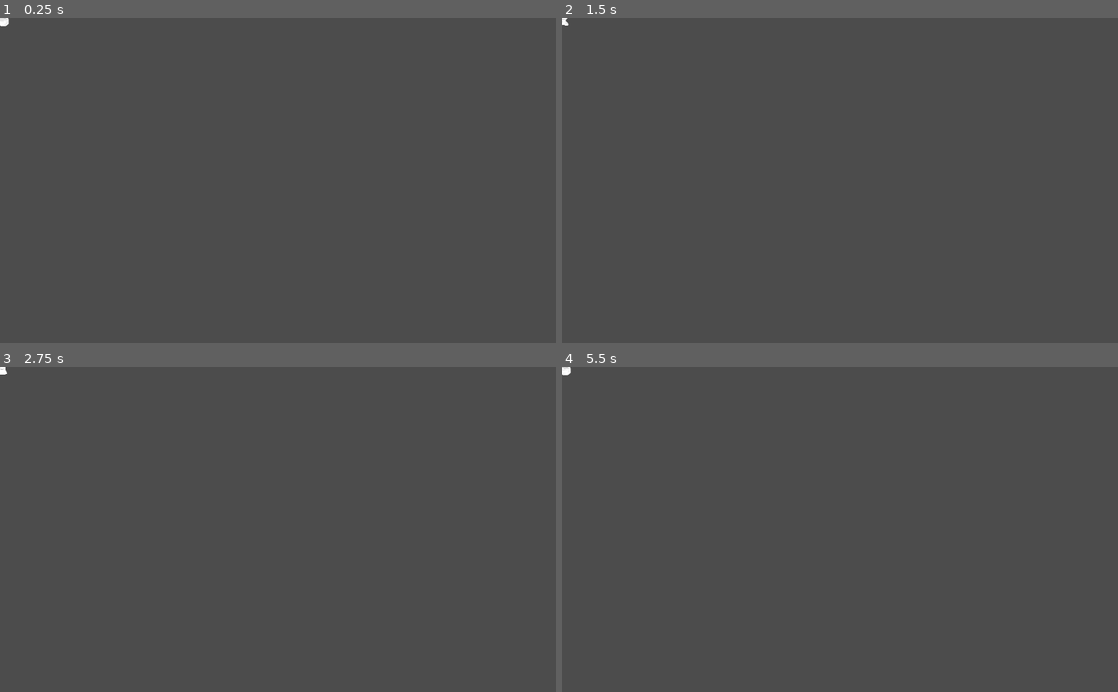
Above: before the commit, frames 1-4 (two rows, left to right).
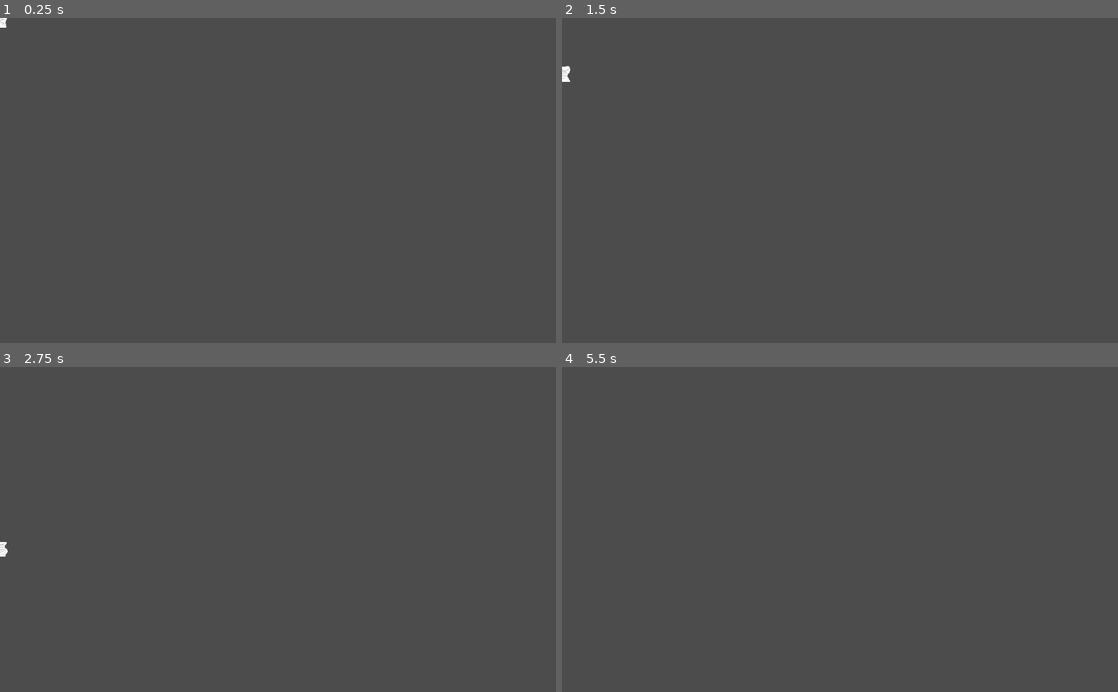
Above: after the commit, the same moments.

Repository: UVCity/game
Game: Godot game, scene res://Paper/Paper.tscn
The game is run twice, just before and just after one commit, with the same random seed, the same clock (stepped at 60 frames per second) and the same inputs. The project has no main scene, so this scene is started directly.
Inputs:
- Up to frame 1 (0.25 s): no input
- Up to frame 2 (1.5 s): no input
- Up to frame 3 (2.75 s): no input
- Up to frame 4 (5.5 s): no input

The runs differ from the first frame. In frame 1, less than 0.1% of the frame differs, in the area x 0-2%, y 0-3%; in frame 2, less than 0.1%, in the area x 0-2%, y 0-20%; in frame 3, less than 0.1%; in frame 4, less than 0.1%.

Commit message:
Edit Paper.tscn Edit Rock.tscn Edit Scissors.tscn Add Paper.gd Add Rock.gd Add Scissors.gd

Diff:
--- /dev/null
+++ b/Project/Paper/Paper.gd
@@ -0,0 +1,15 @@
+extends RigidBody2D
+#Paper
+
+onready var get_Object : Object = null
+
+func _End_Paper():
+	queue_free()
+
+func Paper_vs_(object):
+	if object.is_in_group("Scissors"):
+		_End_Paper()
+
+func _on_Paper_body_entered(body)->void:
+	if body != get_Object:
+		Paper_vs_(body)
--- a/Project/Paper/Paper.tscn
+++ b/Project/Paper/Paper.tscn
@@ -13,6 +13,7 @@
 [ext_resource path="res://Paper/paper_07.png" type="Texture" id=11]
 [ext_resource path="res://Paper/paper_00.png" type="Texture" id=12]
 [ext_resource path="res://Paper/paper_12.png" type="Texture" id=13]
+[ext_resource path="res://Paper/Paper.gd" type="Script" id=14]
 
 [sub_resource type="RectangleShape2D" id=3]
 extents = Vector2( 12.25, 13.75 )
@@ -25,8 +26,12 @@
 "speed": 12.0
 } ]
 
-[node name="Paper" type="StaticBody2D" groups=["Paper"]]
-collision_mask = 0
+[node name="Paper" type="RigidBody2D" groups=["Paper"]]
+collision_layer = 15
+collision_mask = 15
+contacts_reported = 1
+contact_monitor = true
+script = ExtResource( 14 )
 
 [node name="CollisionShape2D" type="CollisionShape2D" parent="." groups=["Paper"]]
 position = Vector2( 0.75, 0.25 )
@@ -34,5 +39,7 @@
 
 [node name="AnimatedSprite" type="AnimatedSprite" parent="." groups=["Paper"]]
 frames = SubResource( 2 )
-frame = 9
+frame = 10
 playing = true
+
+[connection signal="body_entered" from="." to="." method="_on_Paper_body_entered"]
--- /dev/null
+++ b/Project/rock/Rock.gd
@@ -0,0 +1,15 @@
+extends RigidBody2D
+#Rock
+
+onready var get_Object : Object = null
+
+func _End_Rock():
+	queue_free()
+
+func Rock_vs_(object):
+	if object.is_in_group("Paper"):
+		_End_Rock()
+
+func _on_Rock_body_entered(body)->void:
+	if body != get_Object:
+		Rock_vs_(body)
--- a/Project/rock/Rock.tscn
+++ b/Project/rock/Rock.tscn
@@ -10,6 +10,7 @@
 [ext_resource path="res://rock/rock_08.png" type="Texture" id=8]
 [ext_resource path="res://rock/rock_02.png" type="Texture" id=9]
 [ext_resource path="res://rock/rock_09.png" type="Texture" id=10]
+[ext_resource path="res://rock/Rock.gd" type="Script" id=11]
 
 [sub_resource type="CircleShape2D" id=2]
 radius = 13.0384
@@ -22,14 +23,20 @@
 "speed": 12.0
 } ]
 
-[node name="Rock" type="RigidBody2D" groups=["rock"]]
-collision_mask = 0
+[node name="Rock" type="RigidBody2D" groups=["Rock"]]
+collision_layer = 15
+collision_mask = 15
+contacts_reported = 1
+contact_monitor = true
+script = ExtResource( 11 )
 
-[node name="CollisionShape2D" type="CollisionShape2D" parent="." groups=["rock"]]
+[node name="CollisionShape2D" type="CollisionShape2D" parent="." groups=["Rock"]]
 position = Vector2( 0, 2 )
 shape = SubResource( 2 )
 
-[node name="AnimatedSprite" type="AnimatedSprite" parent="." groups=["rock"]]
+[node name="AnimatedSprite" type="AnimatedSprite" parent="." groups=["Rock"]]
 frames = SubResource( 1 )
-frame = 3
+frame = 7
 playing = true
+
+[connection signal="body_entered" from="." to="." method="_on_Rock_body_entered"]
--- /dev/null
+++ b/Project/scissors/Scissors.gd
@@ -0,0 +1,15 @@
+extends RigidBody2D
+#Scissors
+
+onready var get_Object : Object = null
+
+func _End_Scissors():
+	queue_free()
+
+func Scissors_vs_(object):
+	if object.is_in_group("Rock"):
+		_End_Scissors()
+
+func _on_Scissors_body_entered(body)->void:
+	if body != get_Object:
+		Scissors_vs_(body)
--- a/Project/scissors/Scissors.tscn
+++ b/Project/scissors/Scissors.tscn
@@ -10,6 +10,7 @@
 [ext_resource path="res://scissors/scissors_07.png" type="Texture" id=8]
 [ext_resource path="res://scissors/scissors_03.png" type="Texture" id=9]
 [ext_resource path="res://scissors/scissors_00.png" type="Texture" id=10]
+[ext_resource path="res://scissors/Scissors.gd" type="Script" id=11]
 
 [sub_resource type="CapsuleShape2D" id=2]
 radius = 7.07104
@@ -24,7 +25,11 @@
 } ]
 
 [node name="Scissors" type="RigidBody2D" groups=["Scissors"]]
-collision_mask = 0
+collision_layer = 15
+collision_mask = 15
+contacts_reported = 1
+contact_monitor = true
+script = ExtResource( 11 )
 
 [node name="CollisionShape2D" type="CollisionShape2D" parent="." groups=["Scissors"]]
 rotation = 0.785398
@@ -33,5 +38,7 @@
 
 [node name="AnimatedSprite" type="AnimatedSprite" parent="." groups=["Scissors"]]
 frames = SubResource( 1 )
-frame = 8
+frame = 6
 playing = true
+
+[connection signal="body_entered" from="." to="." method="_on_Scissors_body_entered"]
Not shown: 1 places in Project/Paper/Paper.tscn that only renumber resources
Not shown: 1 places in Project/rock/Rock.tscn that only renumber resources
Not shown: 1 places in Project/scissors/Scissors.tscn that only renumber resources
